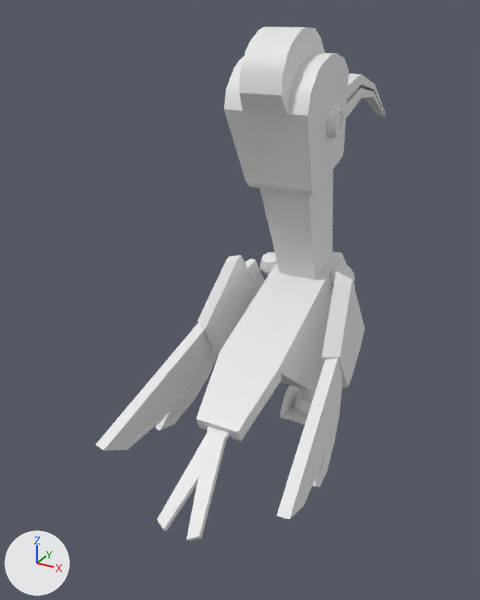
One commit to the FBX model Assets/3DAsset/Turret/WoodPecker.FBX: the scene before it, then after it.
Rendered twice from a camera (50 mm lens) standing at (1.43, -3.56, 2.36) and looking at (-0.25, -0.5, 0.83). The axes (+X, +Y, +Z) are drawn at lower left. The lights are the same throughout. Both versions are drawn at frame 43 of the action 'Take 001'; the numbers are the values there.

Before the edit, the objects in view are built like this:
```python
me_mesh_001 = bpy.data.meshes.new('Mesh.001')
me_mesh_001.from_pydata(...)  # 458 vertices, 840 faces; spans x -23.0..23.0, y 1.0..182.0, z -247.0..262.0
me_mesh_003 = bpy.data.meshes.new('Mesh.003')
me_mesh_003.from_pydata(...)  # 90 vertices, 168 faces; spans x -4.4..11.3, y -121.6..-0.5, z -73.0..72.9
ob_body = bpy.data.objects.new('body', me_mesh_001)
ob_body.parent = ob_dummy001
ob_body.location = (0.0, 0.0, 0.0)
ob_body.rotation_euler = (1.571, 0.0, 0.0)  # degrees (90, 0, 0)
ob_body.scale = (1.0, 1.0, 0.459)
ob_dummy001 = bpy.data.objects.new('Dummy001', None)
ob_dummy001.location = (0.0, 0.0, -0.0377)
ob_dummy001.rotation_euler = (-0.312, 0.0, 3.142)  # degrees (-18, 0, 180)
ob_dummy001.scale = (0.013, 0.013, 0.013)
ob_wing2_001 = bpy.data.objects.new('wing2.001', me_mesh_003)
ob_wing2_001.parent = ob_dummy001
ob_wing2_001.location = (-22.5, -8.487, 72.45)
ob_wing2_001.rotation_euler = (-0.347, 0.0135, 0.113)  # degrees (-20, 0.8, 6.5)
ob_wing2_001.scale = (-0.474, -0.869, -0.325)
# also in view: 'Box005' at (0.0, 0.0, -0.04); 'wing2' at (-0.43, -0.74, 0.59)
```
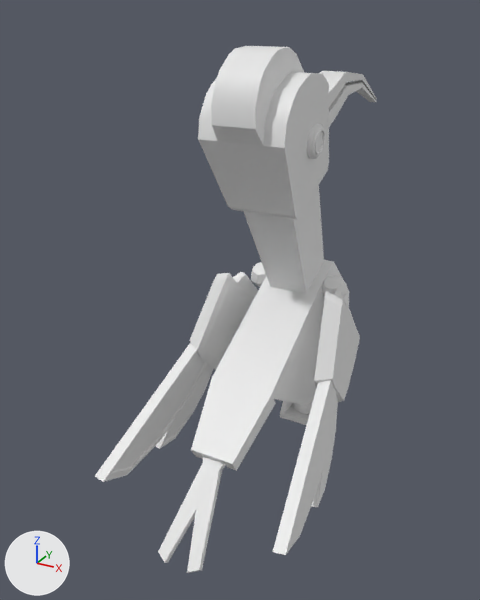
ob_dummy001 is not drawn itself; it is the parent of ob_body, ob_wing2, ob_wing2_001.

Boxes [x1, y1, x2, y2] around the edits, measured in the pictures (480 x 600 px):
'body', reshaped, turned: before [157, 27, 385, 541]; after [158, 71, 377, 573]
'wing2', turned: before [96, 255, 265, 450]; after [95, 272, 258, 482]
'wing2.001', turned: before [277, 271, 365, 519]; after [273, 291, 360, 555]
'deco', added: after [211, 46, 304, 146]
'eyes', now drawn: after [307, 124, 325, 159]
part 1 of me_mesh_001, deleted: before [326, 104, 343, 138]
part 2 of me_mesh_001, deleted: before [239, 27, 325, 114]

The change, as a list of edits to the scene's bpy script:
```text
Change me_mesh_001:
    used by ob_body; parent = ob_dummy001; location = (0.0, 0.0, 0.0); rotation_euler = (1.571, 0.0, 0.0), in degrees (90, 0, 0); scale = (1.0, 1.0, 0.459)
    remove me_mesh_001.from_pydata(...)  # 458 vertices, 840 faces; spans x -23.0..23.0, y 1.0..182.0, z -247.0..262.0
    add me_mesh_001.from_pydata(...)  # 226 vertices, 402 faces; spans x -23.0..23.0, y 1.0..172.0, z -247.0..262.0
    me_mesh_001 part 1: the loose piece of 108 vertices spanning x -19.0..-15.0, y 141.0..153.0, z 22.0..49.0 is deleted
    me_mesh_001 part 2
    16 vertices are removed from x -8.0..8.0, y 167.0..182.0, z -19.0..61.0
    46 faces are deleted
Add me_mesh_005:
    me_mesh_005.from_pydata(...)  # 32 vertices, 23 faces; spans x -8.8..8.8, y 160.0..182.2, z -18.7..71.7
Change ob_dummy001:
    ob_dummy001.rotation_euler: (-0.312, 0.0, 3.142) -> (-0.436, 0.0, 3.142)  # degrees (-18, 0, 180) -> degrees (-25, 0, 180)
Add ob_deco:
    ob_deco = bpy.data.objects.new('deco', me_mesh_005)
    ob_deco.parent = ob_dummy001
    ob_deco.location = (0.0, 0.0, 0.0)
    ob_deco.rotation_euler = (1.571, 0.0, 0.0)  # degrees (90, 0, 0)
    ob_deco.scale = (1.0, 1.0, 0.459)
```
